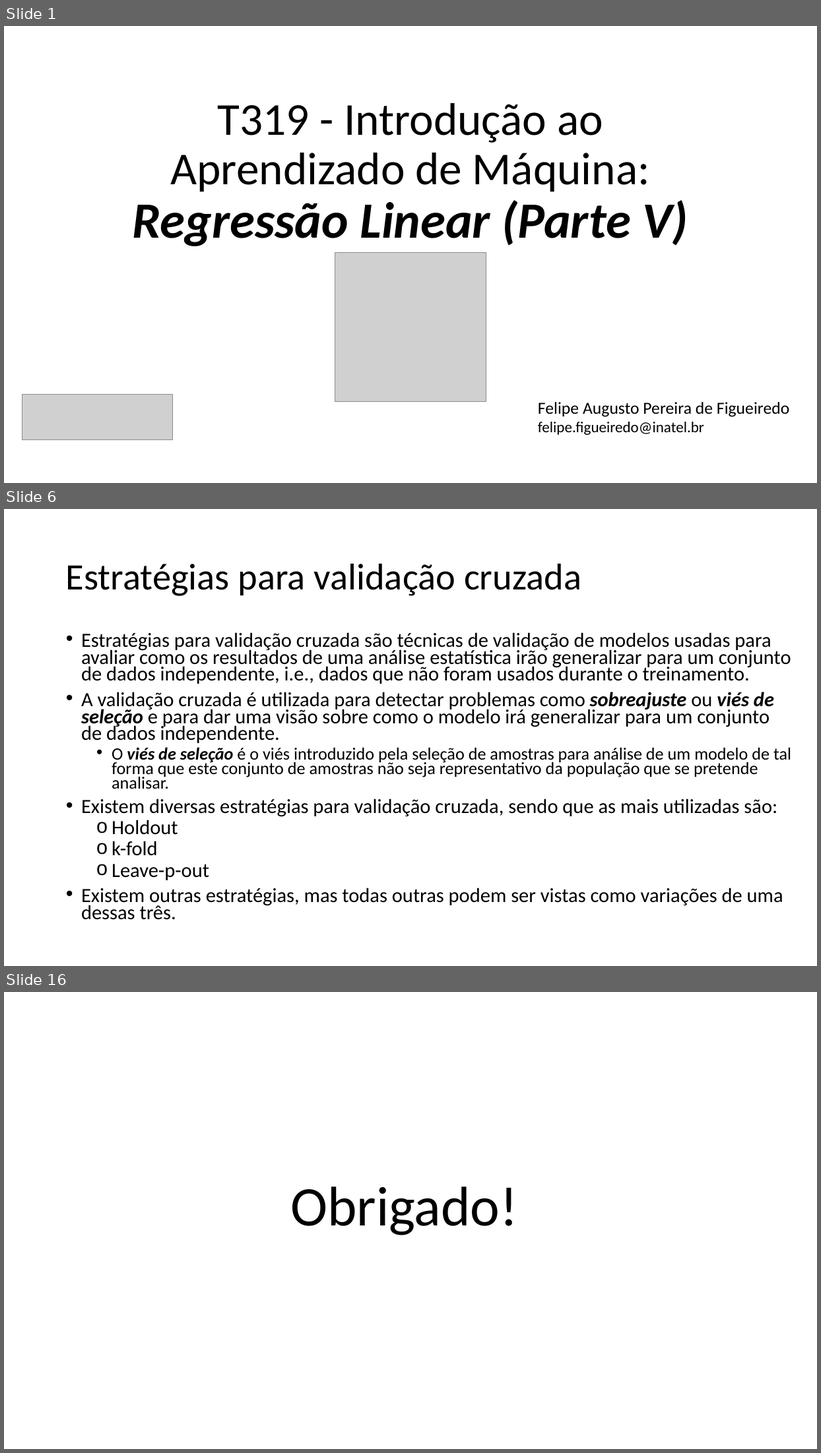
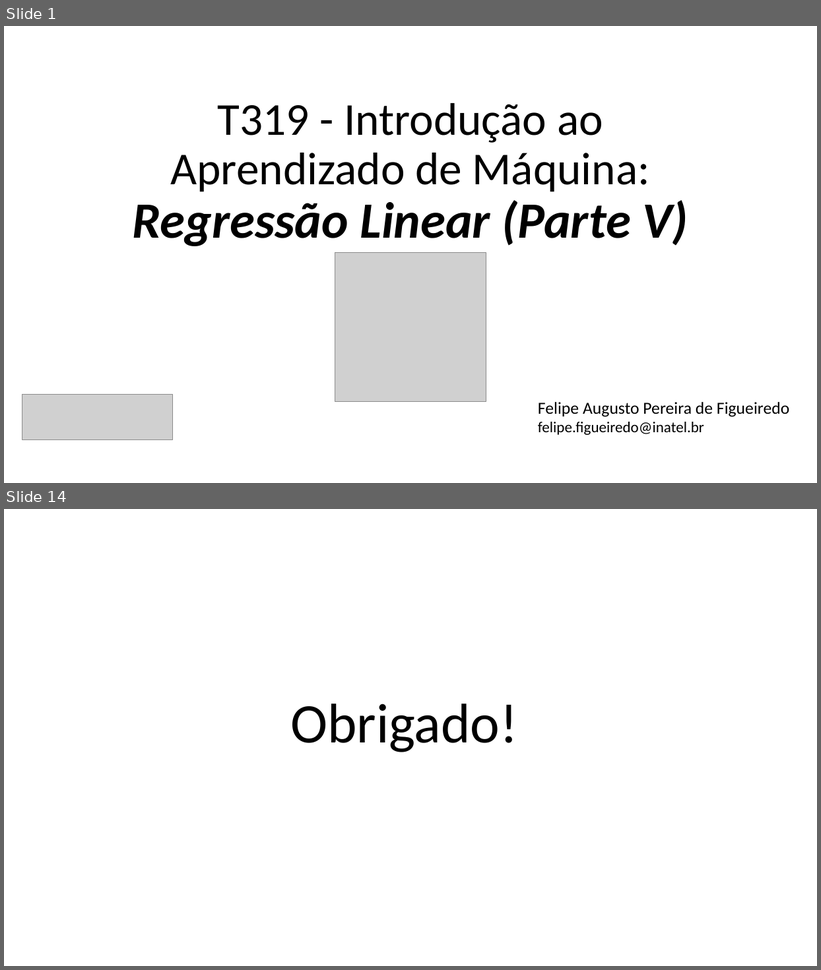
Before and after one commit to zz4fap/t319_aprendizado_de_maquina, a slide deck: slides/T319_Regressão_Linear (Parte V).pptx. Shown one above the other, each under a label of ours: slides 1, 6 and 16 before the commit, slides 1 and 14 after it; the slides between them are not shown. The pictures are 821x1453 and 821x970 pixels, drawn with LibreOffice and Linux fonts; fonts in the diff are those of the drawing; grey boxes stand for pictures. Boxes give left, top, right and bottom in pixels: in the first picture for what was removed or moved away, otherwise in the second. Text is boxed around its words. In the diff, an @@ line names an element or a change of style, - is before the commit and + after.

```diff
--- a/slides/T319_Regressão_Linear (Parte V).pptx
+++ b/slides/T319_Regressão_Linear (Parte V).pptx
@@ slide 6 removed at box(4, 509, 817, 966), background #FFFFFF @@
@@ title removed at box(66, 563, 582, 596) @@
-Estratégias para validação cruzada
@@ text removed at box(81, 632, 791, 920) @@
-• Estratégias para validação cruzada são técnicas de validação de modelos usadas para avaliar como os resultados de uma análise estatística irão generalizar para um conjunto de dados independente, i.e., dados que não foram usados durante o treinamento.
-• A validação cruzada é utilizada para detectar problemas como sobreajuste ou viés de seleção e para dar uma visão sobre como o modelo irá generalizar para um conjunto de dados independente.
-  • O viés de seleção é o viés introduzido pela seleção de amostras para análise de um modelo de tal forma que este conjunto de amostras não seja representativo da população que se pretende analisar.
-• Existem diversas estratégias para validação cruzada, sendo que as mais utilizadas são:
-  o Holdout
-  o k-fold
-  o Leave-p-out
-• Existem outras estratégias, mas todas outras podem ser vistas como variações de uma dessas três.
@@ what was slide 16 is now slide 14 @@
```
Also in this commit, not shown: 6 slides changed, 7 slides added, 7 other slides removed, 8 other files.
